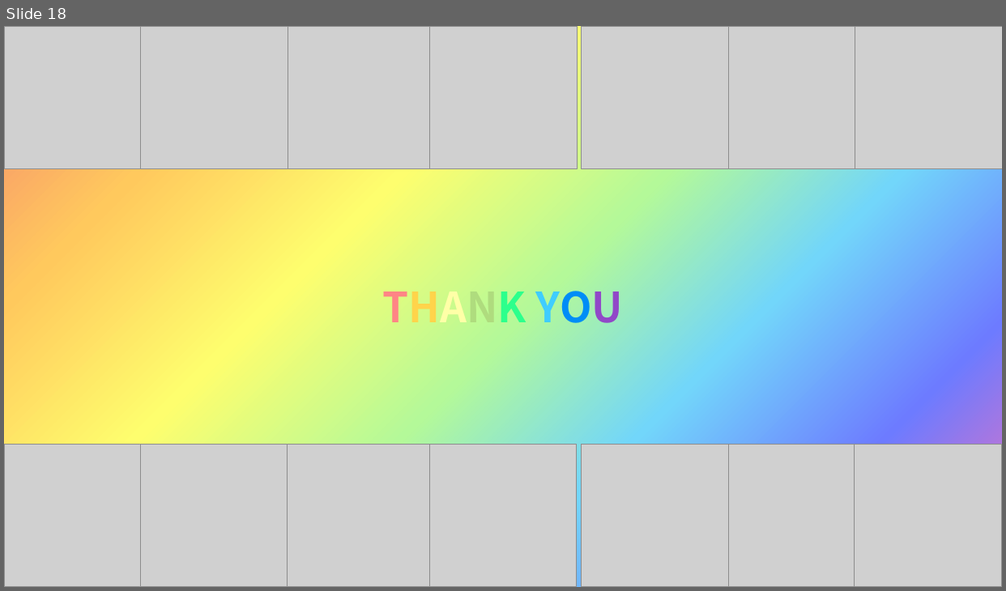
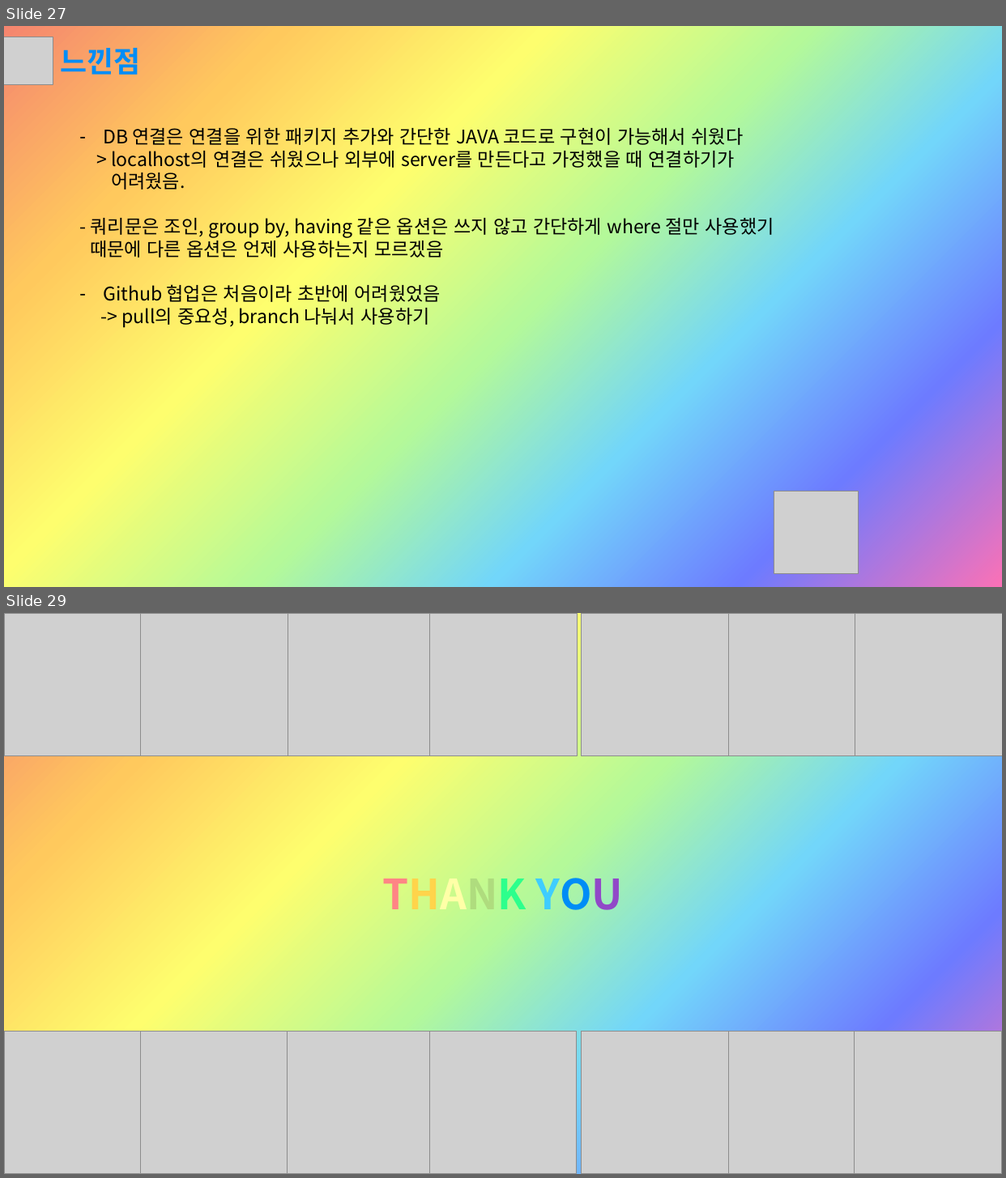
Before and after one commit to Sujin-Lim/DB-Project2, a slide deck: Button.pptx. Shown one above the other, each under a label of ours: slide 18 before the commit, slides 27 and 29 after it; the slides between them are not shown. The pictures are 1006x591 and 1006x1178 pixels, drawn with LibreOffice and Linux fonts; fonts in the diff are those of the drawing; grey boxes stand for pictures. Boxes give left, top, right and bottom in pixels: in the first picture for what was removed or moved away, otherwise in the second. Text is boxed around its words. In the diff, an @@ line names an element or a change of style, - is before the commit and + after.

```diff
--- a/Button.pptx
+++ b/Button.pptx
@@ slide 27 added at <box>4,26,1002,587</box>, background gradient #F5856F to #FFC95D to #FEFE6E to #B4F999 to #72D6FA to #6D7BFF to #FB71B6 @@
@@ picture added at <box>4,37,53,85</box> @@
@@ text added at <box>61,48,141,75</box>, 28 pt, text #008DF6, bold @@
+느낀점
@@ text added at <box>90,128,774,327</box>, 18 pt, text #000000 @@
+– DB 연결은 연결을 위한 패키지 추가와 간단한 JAVA 코드로 구현이 가능해서 쉬웠다
+> localhost의 연결은 쉬웠으나 외부에 server를 만든다고 가정했을 때 연결하기가
+어려웠음.
+- 쿼리문은 조인, group by, having 같은 옵션은 쓰지 않고 간단하게 where 절만 사용했기
+때문에 다른 옵션은 언제 사용하는지 모르겠음
+– Github 협업은 처음이라 초반에 어려웠었음
+-> pull의 중요성, branch 나눠서 사용하기
@@ picture added at <box>774,492,859,574</box> @@
@@ what was slide 18 is now slide 29 @@
```
Also in this commit, not shown: 9 slides changed, 10 other slides added.
